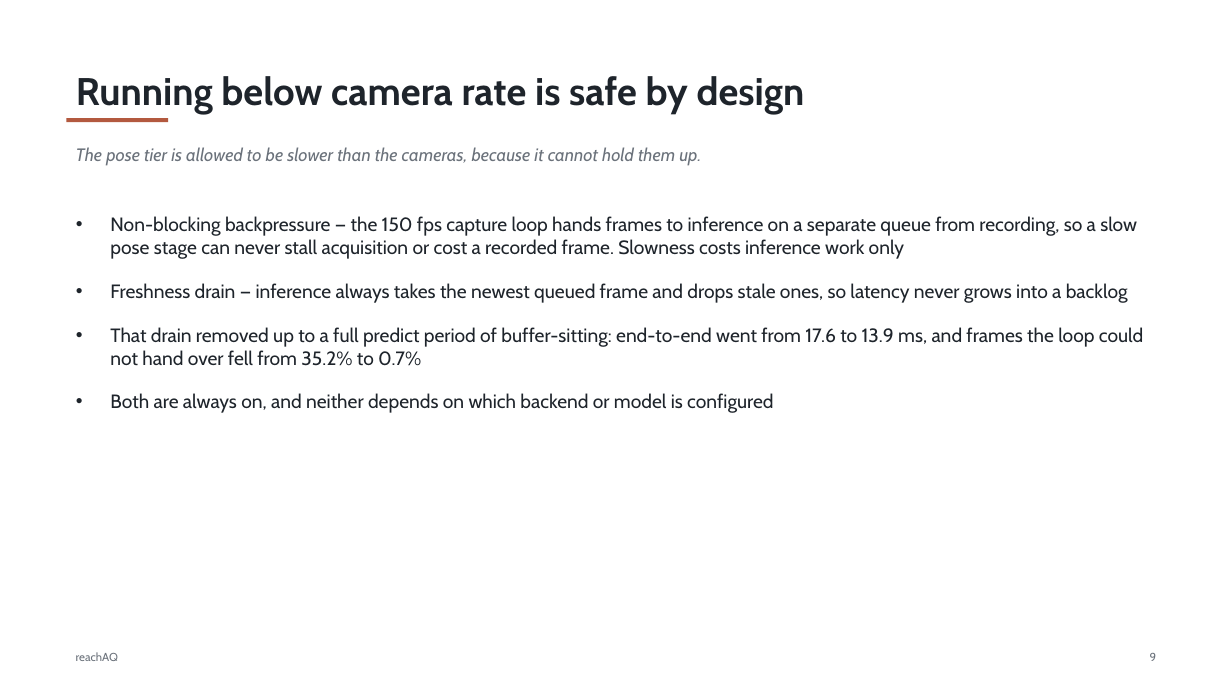
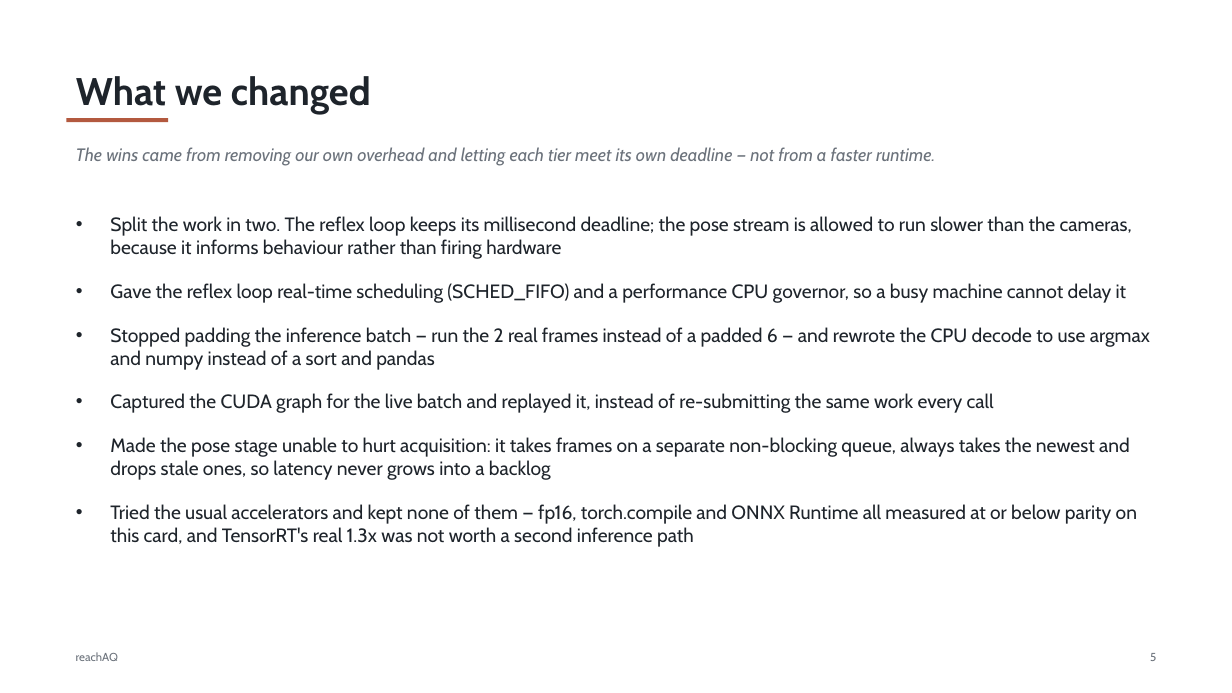
Before and after one commit to Cerebellum-Lab/reachAQ, a slide deck: slide 5 of docs/presentation/reachAQ-overview.pptx (slide 9 before the commit). Drawn at 1232x693 pixels with LibreOffice and Linux fonts; fonts in the diff are those of the drawing. Boxes give left, top, right and bottom in pixels: in the first picture for what was removed or moved away, otherwise in the second. Text is boxed around its words. In the diff, an @@ line names an element or a change of style, - is before the commit and + after.

Commit message:
docs(presentation): rebuild the deck file at its real path

```diff
--- a/docs/presentation/reachAQ-overview.pptx
+++ b/docs/presentation/reachAQ-overview.pptx
@@ title at (76,76,371,114): text changed @@
-Running below camera rate is safe by design
+What we changed
@@ text at (76,147,935,166): text changed @@
-The pose tier is allowed to be slower than the cameras, because it cannot hold them up.
+The wins came from removing our own overhead and letting each tier meet its own deadline — not from a faster runtime.
@@ text at (110,216,1150,547): text changed @@
-• Non-blocking backpressure — the 150 fps capture loop hands frames to inference on a separate queue from recording, so a slow pose stage can never stall acquisition or cost a recorded frame. Slowness costs inference work only
-• Freshness drain — inference always takes the newest queued frame and drops stale ones, so latency never grows into a backlog
-• That drain removed up to a full predict period of buffer-sitting: end-to-end went from 17.6 to 13.9 ms, and frames the loop could not hand over fell from 35.2% to 0.7%
-• Both are always on, and neither depends on which backend or model is configured
+• Split the work in two. The reflex loop keeps its millisecond deadline; the pose stream is allowed to run slower than the cameras, because it informs behaviour rather than firing hardware
+• Gave the reflex loop real-time scheduling (SCHED_FIFO) and a performance CPU governor, so a busy machine cannot delay it
+• Stopped padding the inference batch — run the 2 real frames instead of a padded 6 — and rewrote the CPU decode to use argmax and numpy instead of a sort and pandas
+• Captured the CUDA graph for the live batch and replayed it, instead of re-submitting the same work every call
+• Made the pose stage unable to hurt acquisition: it takes frames on a separate non-blocking queue, always takes the newest and drops stale ones, so latency never grows into a backlog
+• Tried the usual accelerators and kept none of them — fp16, torch.compile and ONNX Runtime all measured at or below parity on this card, and TensorRT's real 1.3x was not worth a second inference path
```
Also in this commit, not shown: 5 other slides changed, 3 slides added, 5 slides removed.
